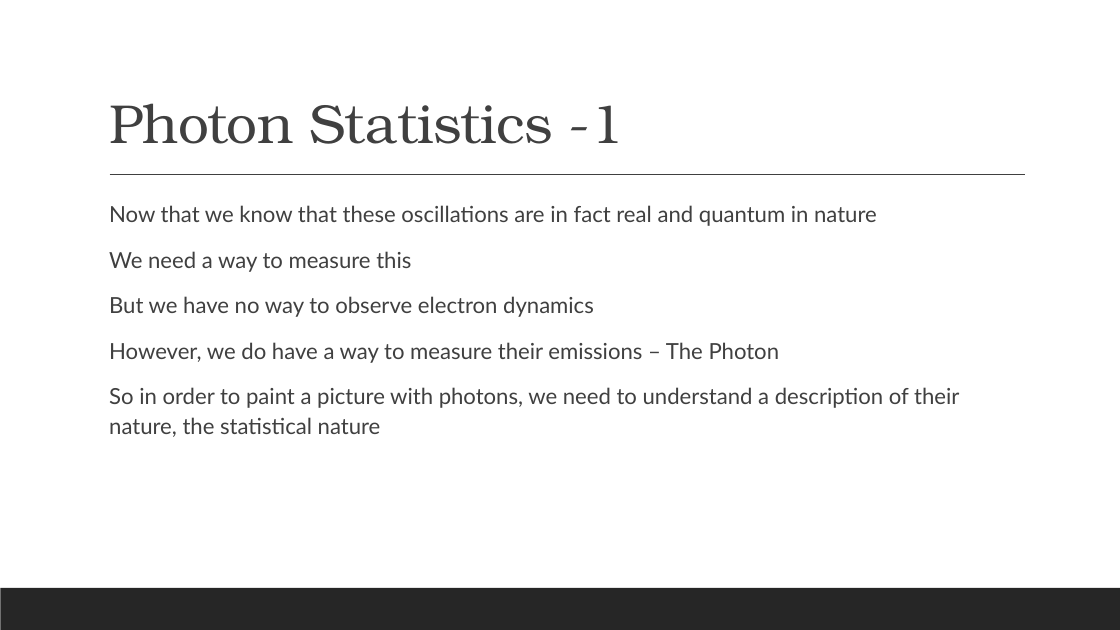
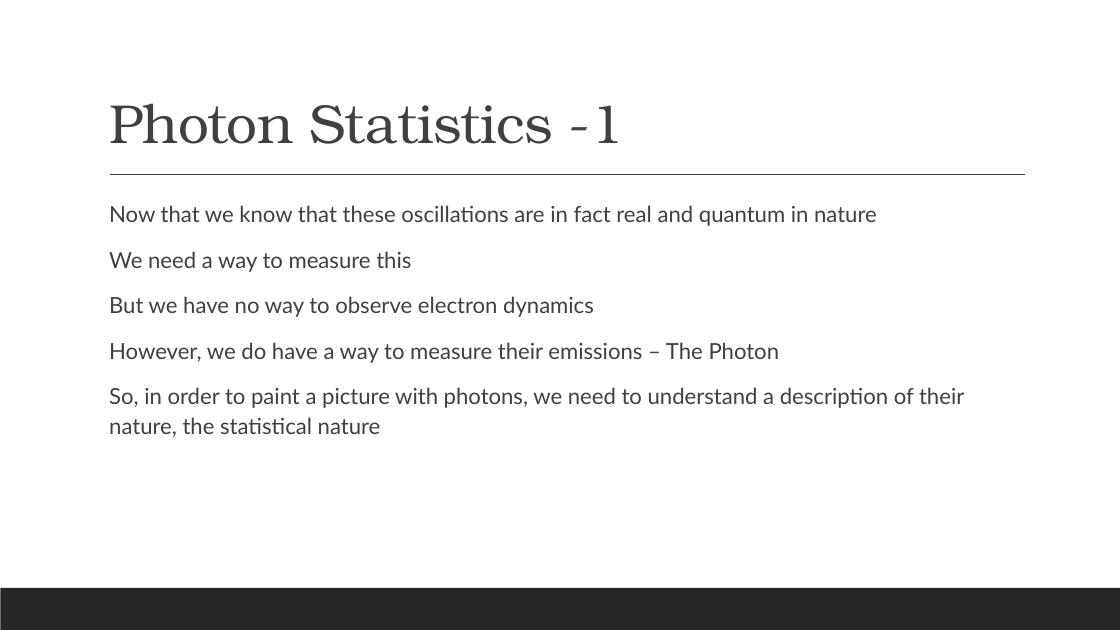
Before and after one commit to Suthendran/PHYS-437-B-Thesis, a slide deck: slide 10 of Electron Musical Chairs.pptx. Drawn at 1120x630 pixels with LibreOffice and Linux fonts; fonts in the diff are those of the drawing. Boxes give left, top, right and bottom in pixels: in the first picture for what was removed or moved away, otherwise in the second. Text is boxed around its words. In the diff, an @@ line names an element or a change of style, - is before the commit and + after.

```diff
--- a/Electron Musical Chairs.pptx
+++ b/Electron Musical Chairs.pptx
@@ text at (x1=109, y1=387, x2=964, y2=437): text changed @@
-  So in order to paint a picture with photons, we need to understand a description of their nature, the statistical nature
+  So, in order to paint a picture with photons, we need to understand a description of their nature, the statistical nature
```
Also in this commit, not shown: 1 other slide changed.
